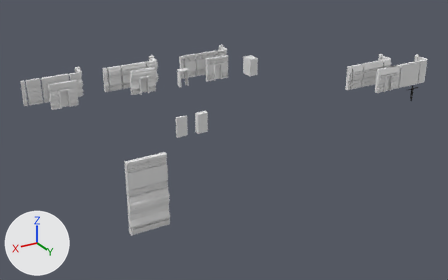
A saved change to the FBX model MB_GenSet1_001.fbx.
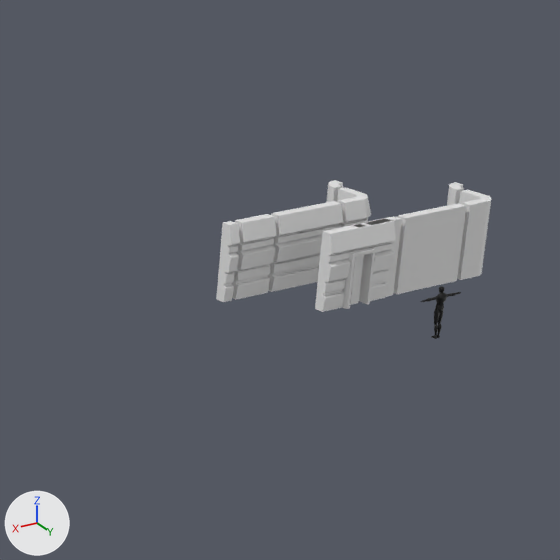
Each version appears first whole from a camera (50 mm lens) standing at (55.5, 53.1, 25.1) and looking at (21.9, -2.9, -2.9), and next in a close-up on the part from 63% to 100% of the width and 0% to 60% of the height. Every picture has the same lights, and +X, +Y and +Z are marked at lower left. Where no turn or scale is listed for an object, it has been applied to the vertices.

Script lines for the objects in view, before the commit:
```python
ob_cube_008 = bpy.data.objects.new('Cube.008', me_cube_011)
ob_cube_008.location = (0.5, 0.16, 0.0)
ob_cube_009 = bpy.data.objects.new('Cube.009', me_cube)
ob_cube_009.location = (-5.12, 14.96, 0.0)
ob_plane = bpy.data.objects.new('Plane', me_plane)
ob_plane.location = (0.0, 0.0, 0.0)
ob_plane_019 = bpy.data.objects.new('Plane.019', me_plane_019)
ob_plane_019.location = (-3.53, -4.48, 0.0)
ob_plane_020 = bpy.data.objects.new('Plane.020', me_plane_020)
ob_plane_020.location = (3.87, -2.68, 0.0)
ob_plane_021 = bpy.data.objects.new('Plane.021', me_plane_021)
ob_plane_021.location = (3.27, -2.68, 0.0)
ob_plane_022 = bpy.data.objects.new('Plane.022', me_plane_022)
ob_plane_022.location = (1.47, -2.68, 0.0)
ob_plane_023 = bpy.data.objects.new('Plane.023', me_plane_023)
ob_plane_023.location = (-1.93, -2.68, 0.0)
ob_plane_026 = bpy.data.objects.new('Plane.026', me_plane_026)
ob_plane_026.location = (1.47, 0.06, 0.0)
```
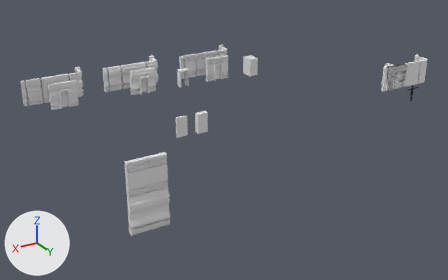
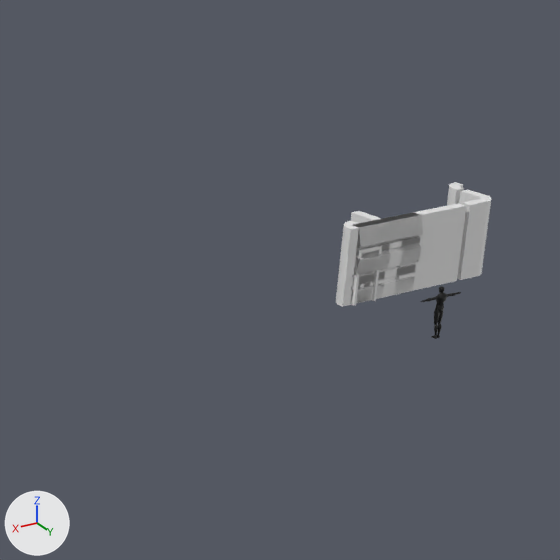
Where the newer file only moved an object's origin or applied its transform, the numbers keep the older frame.

What differs and where, as boxes [x1, y1, x2, y2] in the close-ups (560 x 560 px):
'Plane.026', moved
    before: [315, 220, 396, 312]
    after: [352, 212, 423, 303]
'Plane.022', moved
    before: [268, 201, 343, 292]
    after: [353, 236, 421, 302]
'Plane.021', moved
    before: [232, 214, 277, 300]
    after: [355, 219, 392, 301]
'Plane.023', moved
    before: [337, 188, 371, 227]
    after: [351, 211, 382, 304]
'Plane.019', moved
    before: [326, 180, 343, 203]
    after: [336, 221, 359, 307]
'Plane.020', moved
    before: [216, 221, 240, 302]
    after: [353, 224, 368, 303]
'Cube.008', moved
    before: [342, 246, 376, 309]
    after: [351, 244, 382, 305]
'Cube.009', moved
    before: [359, 256, 364, 297]
    after: [358, 272, 370, 288]

The change, as a diff of the scene's bpy script:
```diff
--- a/MB_GenSet1_001.fbx.py
+++ b/MB_GenSet1_001.fbx.py
@@ ob_plane_020 @@
 ob_plane_020 = bpy.data.objects.new('Plane.020', me_plane_020)
-ob_plane_020.location = (3.87, -2.68, 0.0)
+ob_plane_020.location = (0.0, 0.0, 0.0)
@@ ob_plane_021 @@
 ob_plane_021 = bpy.data.objects.new('Plane.021', me_plane_021)
-ob_plane_021.location = (3.27, -2.68, 0.0)
+ob_plane_021.location = (0.0, 0.0, 0.0)
@@ ob_plane_026 @@
 ob_plane_026 = bpy.data.objects.new('Plane.026', me_plane_026)
-ob_plane_026.location = (1.47, 0.06, 0.0)
+ob_plane_026.location = (0.0, 0.0, 0.0)
@@ ob_plane_022 @@
 ob_plane_022 = bpy.data.objects.new('Plane.022', me_plane_022)
-ob_plane_022.location = (1.47, -2.68, 0.0)
+ob_plane_022.location = (0.0, 0.0, 0.0)
@@ ob_plane_019 @@
 ob_plane_019 = bpy.data.objects.new('Plane.019', me_plane_019)
-ob_plane_019.location = (-3.53, -4.48, 0.0)
+ob_plane_019.location = (0.0, 0.0, 0.0)
@@ ob_cube_009 @@
 ob_cube_009 = bpy.data.objects.new('Cube.009', me_cube)
-ob_cube_009.location = (-5.12, 14.96, 0.0)
+ob_cube_009.location = (0.0, 0.0, 0.0)
@@ ob_cube_008 @@
 ob_cube_008 = bpy.data.objects.new('Cube.008', me_cube_011)
-ob_cube_008.location = (0.5, 0.16, 0.0)
+ob_cube_008.location = (0.0, 0.0, 0.0)
@@ ob_plane_023 @@
 ob_plane_023 = bpy.data.objects.new('Plane.023', me_plane_023)
-ob_plane_023.location = (-1.93, -2.68, 0.0)
+ob_plane_023.location = (0.0, 0.0, 0.0)
```
